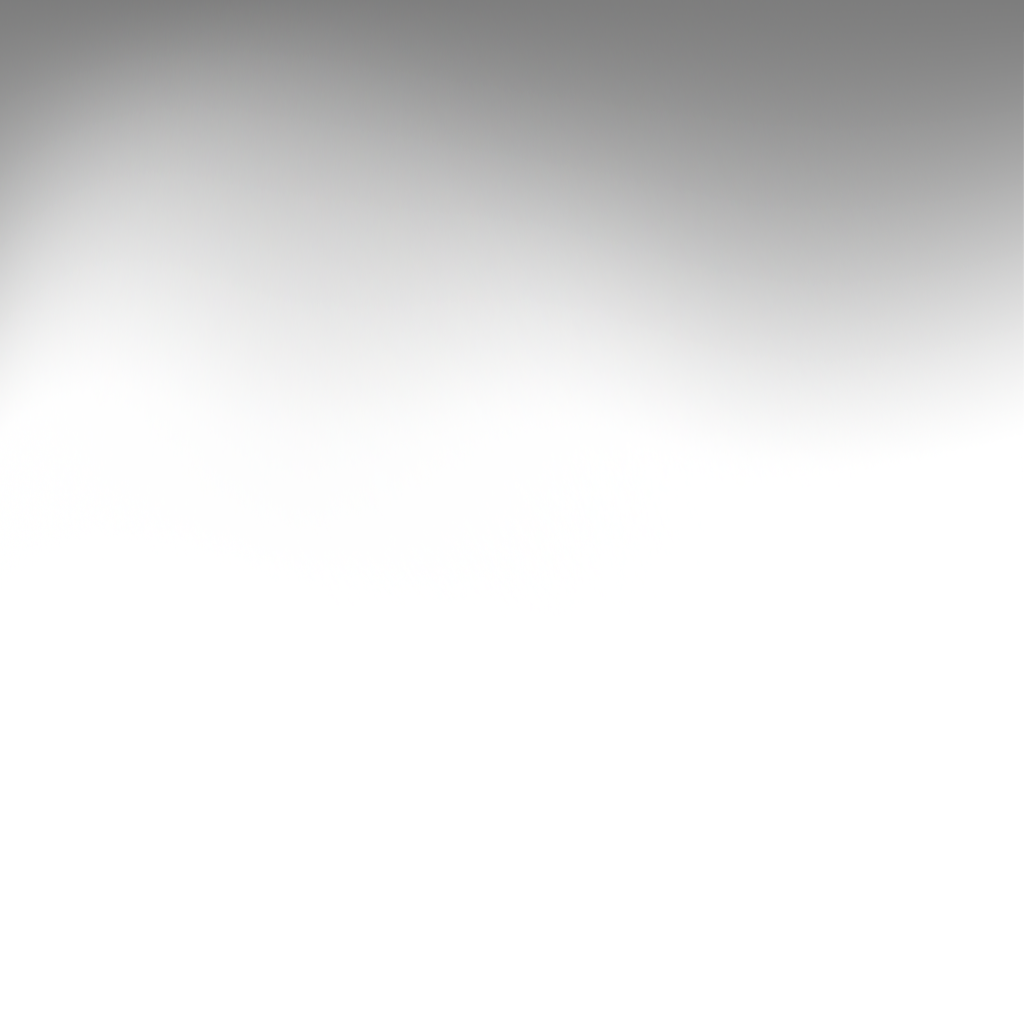
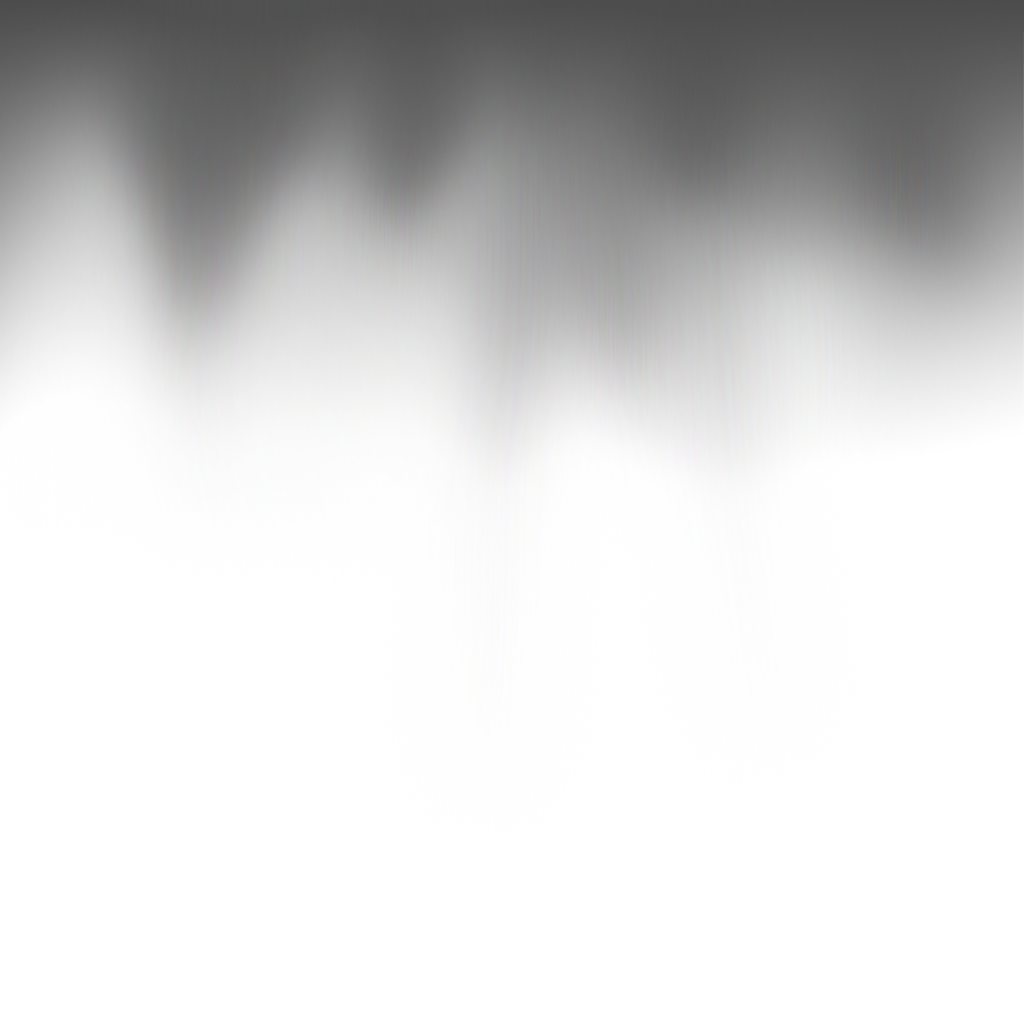
Revision of a layered 1024 × 1024 image; what changed, layer by layer:
"Calque 0": opacity 51% → 70%, painted on it over [0,0,1024,727]
